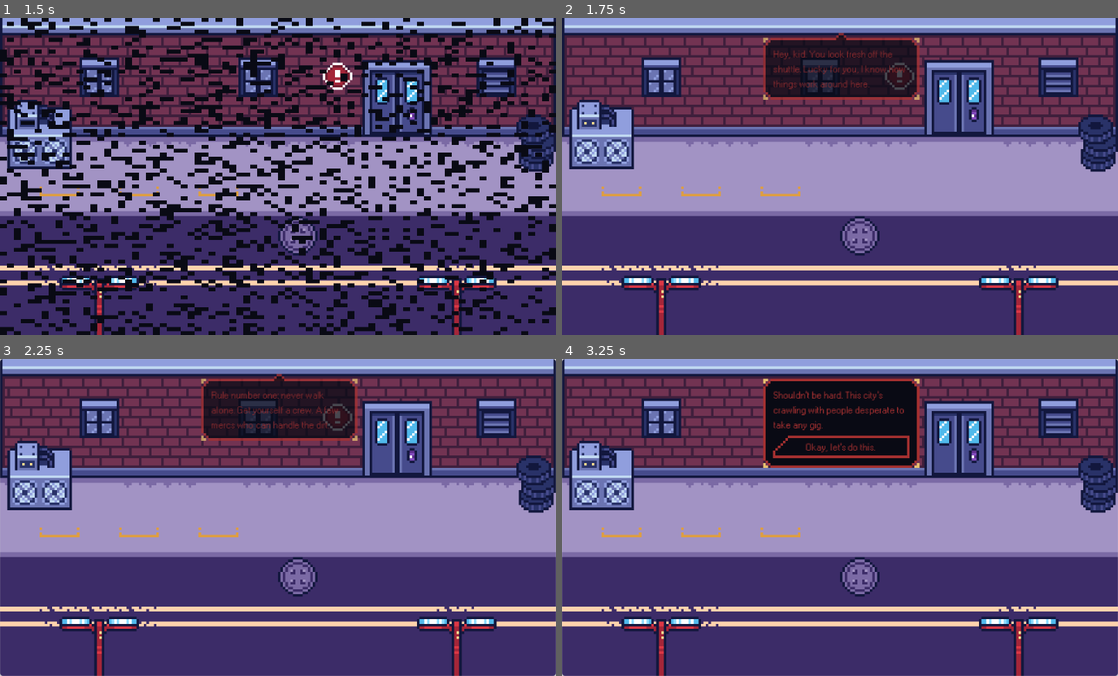
Above: before the commit, frames 1-4 (two rows, left to right).
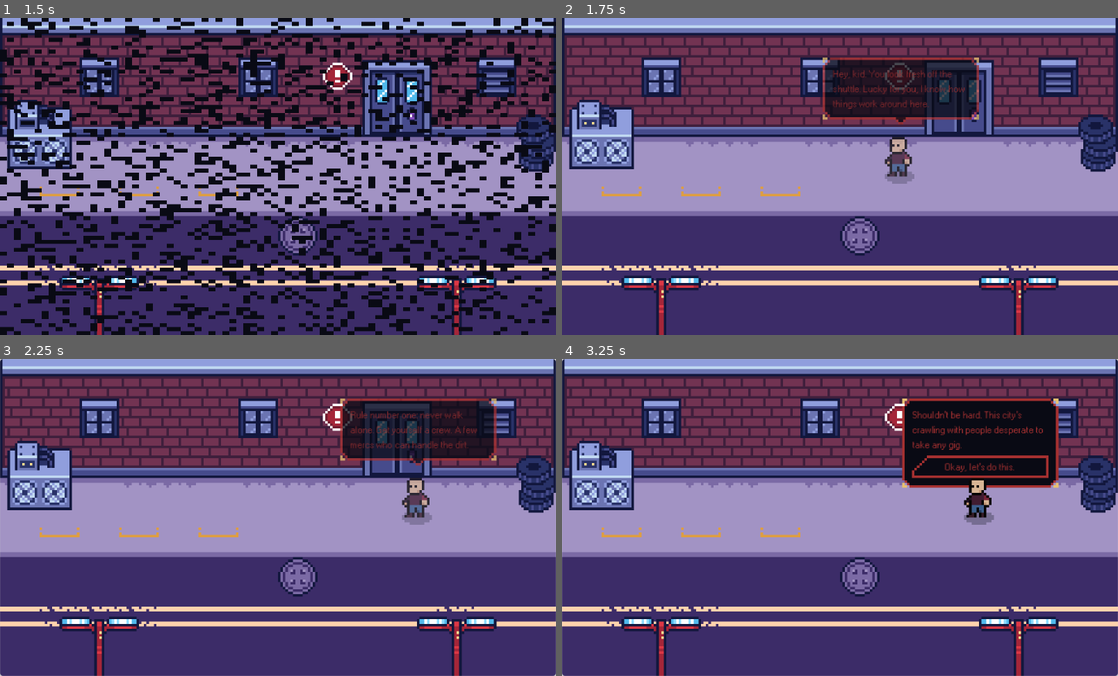
Above: after the commit, the same moments.

Repository: Paraldos/AdventureGame
Game: Godot game, scene res://title_screen/title_screen.tscn
The game is run twice, just before and just after one commit, with the same random seed, the same clock (stepped at 60 frames per second) and the same inputs.
Inputs (mouse positions are in pixels of both pictures, inside the frame that each line leads up to):
- Up to frame 1 (1.5 s): click "Start" at 0.5 s; click (61, 151) at 1.27 s
- Up to frame 2 (1.75 s): no input
- Up to frame 3 (2.25 s): click (61, 492) at 2.02 s
- Up to frame 4 (3.25 s): click (623, 492) at 2.77 s

Frame 1 is identical in both runs. In frame 2, 7.7% of the frame differs, in the area x 36-75%, y 4-53%; in frame 3, 11%; in frame 4, 15%, in the area x 36-90%, y 6-53%.

Commit message:
added npc spawn for coversation

Diff:
--- a/dialog_manager/dialog.gd
+++ b/dialog_manager/dialog.gd
@@ -1,10 +1,16 @@
 extends Node
 class_name Dialog
 
-enum Speakers { RANDOME_HERO, RANDOME_ENEMY, NARRATOR, BOSS }
+enum Speakers { RANDOME_HERO, RANDOME_ENEMY, NARRATOR, BOSS, NPC }
 
 @export_multiline var text : String
+@export var location : Array[String]
+
+@export_group("Options")
 @export var target_id : String
+@export var options : Array[DialogOption]
+
+@export_group("Speaker")
 @export var speaker : Speakers
-@export var location : Array[String]
-@export var options : Array[DialogOption]
+@export var npc : PackedScene
+@export var npc_slot : int
--- a/dialog_manager/dialog_bubble.gd
+++ b/dialog_manager/dialog_bubble.gd
@@ -11,22 +11,35 @@
 var chunks = []
 var max_chunk_length = 150
 var current_chunk = 0
+var npc
 
 func _ready() -> void:
 	SignalManager.background_btn_clicked.connect(_update_content)
+	pointer_top.visible = false
+	pointer_bottom.visible = false
 	await _create_chunks()
 	_update_content()
+	_add_npc()
 	_update_position()
 
+func _add_npc():
+	if not dialog.npc_slot or not dialog.npc: return
+	npc = dialog.npc.instantiate()
+	npc.global_position = Vector2(0, 40)
+	add_child(npc)
+
 func _update_position():
-	global_position = Utils.current_location.narrator_dialog_position.global_position
-	if dialog.speaker == Dialog.Speakers.NARRATOR:
+	if dialog.npc_slot && dialog.npc:
+		var pos = Utils.current_location.slots[dialog.npc_slot].global_position
+		panel_container.set_anchors_preset(Control.PRESET_CENTER_BOTTOM)
+		pointer_bottom.visible = true
+		global_position = pos + Vector2(0, -40)
+	elif dialog.speaker == Dialog.Speakers.NARRATOR:
+		global_position = Utils.current_location.narrator_dialog_position.global_position
 		pointer_bottom.visible = false
 		panel_container.set_anchors_preset(Control.PRESET_CENTER_TOP)
 	else:
-		panel_container.set_anchors_preset(Control.PRESET_CENTER_BOTTOM)
-		pointer_top.visible = false
-		pointer_bottom.visible = false
+		pass
 
 func _update_content():
 		if current_chunk >= chunks.size():
--- a/dialog_manager/dialog_manager.tscn
+++ b/dialog_manager/dialog_manager.tscn
@@ -1,7 +1,8 @@
-[gd_scene load_steps=5 format=3 uid="uid://j3eaeq126b3d"]
+[gd_scene load_steps=6 format=3 uid="uid://j3eaeq126b3d"]
 
 [ext_resource type="Script" uid="uid://3vcc6vsw433v" path="res://dialog_manager/dialog_manager.gd" id="1_jch72"]
 [ext_resource type="Script" uid="uid://vqv617lov561" path="res://dialog_manager/dialog.gd" id="2_cbvse"]
+[ext_resource type="PackedScene" uid="uid://bgr7yd4sct3b7" path="res://npcs/bug.tscn" id="3_65if4"]
 [ext_resource type="Script" uid="uid://c4papynmlhc0q" path="res://dialog_manager/dialog_option.gd" id="3_m5bya"]
 
 [sub_resource type="Resource" id="Resource_cbvse"]
@@ -15,22 +16,28 @@
 [node name="Start" type="Node" parent="."]
 script = ExtResource("2_cbvse")
 text = "Hey, kid. You look fresh off the shuttle. Lucky for you, I know how things work around here."
+location = Array[String](["TestArea"])
 target_id = "Start2"
-speaker = 2
-location = Array[String](["TestArea"])
+speaker = 4
+npc = ExtResource("3_65if4")
+npc_slot = 3
 metadata/_custom_type_script = "uid://vqv617lov561"
 
 [node name="Start2" type="Node" parent="."]
 script = ExtResource("2_cbvse")
 text = "Rule number one: never walk alone. Get yourself a crew. A few mercs who can handle the dirt."
 target_id = "Start3"
-speaker = 2
+speaker = 4
+npc = ExtResource("3_65if4")
+npc_slot = 4
 metadata/_custom_type_script = "uid://vqv617lov561"
 
 [node name="Start3" type="Node" parent="."]
 script = ExtResource("2_cbvse")
 text = "Shouldn’t be hard. This city’s crawling with people desperate to take any gig."
 options = Array[ExtResource("3_m5bya")]([SubResource("Resource_cbvse")])
+npc = ExtResource("3_65if4")
+npc_slot = 4
 metadata/_custom_type_script = "uid://vqv617lov561"
 
 [node name="BackgroundBtn" type="Button" parent="."]
--- a/locations/template/location_template.gd
+++ b/locations/template/location_template.gd
@@ -1,6 +1,6 @@
 extends Node2D
 
-@onready var positions = [
+@onready var slots = [
 	%Slot,
 	%Slot1,
 	%Slot2,
--- /dev/null
+++ b/npcs/bug.tscn
@@ -0,0 +1,24 @@
+[gd_scene load_steps=5 format=3 uid="uid://bgr7yd4sct3b7"]
+
+[ext_resource type="PackedScene" uid="uid://bu8i81qxtvh46" path="res://npcs/template/npc_template.tscn" id="1_54ovw"]
+[ext_resource type="Texture2D" uid="uid://cqrhbqr0jmiwy" path="res://assets/img/char_templates/idle-Sheet.png" id="2_0cj7j"]
+
+[sub_resource type="AtlasTexture" id="AtlasTexture_1gdkc"]
+atlas = ExtResource("2_0cj7j")
+region = Rect2(0, 0, 48, 48)
+
+[sub_resource type="SpriteFrames" id="SpriteFrames_ta80m"]
+animations = [{
+"frames": [{
+"duration": 1.0,
+"texture": SubResource("AtlasTexture_1gdkc")
+}],
+"loop": true,
+"name": &"default",
+"speed": 5.0
+}]
+
+[node name="Bug" instance=ExtResource("1_54ovw")]
+
+[node name="AnimatedSprite2D" parent="." index="0"]
+sprite_frames = SubResource("SpriteFrames_ta80m")
--- /dev/null
+++ b/npcs/template/npc_template.gd
@@ -0,0 +1,2 @@
+extends Node2D
+class_name NPC
--- /dev/null
+++ b/npcs/template/npc_template.tscn
@@ -0,0 +1,9 @@
+[gd_scene load_steps=2 format=3 uid="uid://bu8i81qxtvh46"]
+
+[ext_resource type="Script" uid="uid://de3gqofnbvm54" path="res://npcs/template/npc_template.gd" id="1_yo1p2"]
+
+[node name="SpeakerTemplate" type="Node2D"]
+script = ExtResource("1_yo1p2")
+
+[node name="AnimatedSprite2D" type="AnimatedSprite2D" parent="."]
+flip_h = true
Binary file changed: assets/img/char_templates/idle-Sheet.png
Binary file changed: assets/img/char_templates/idle.aseprite
Not shown, added: npcs/template/npc_template.gd.uid
